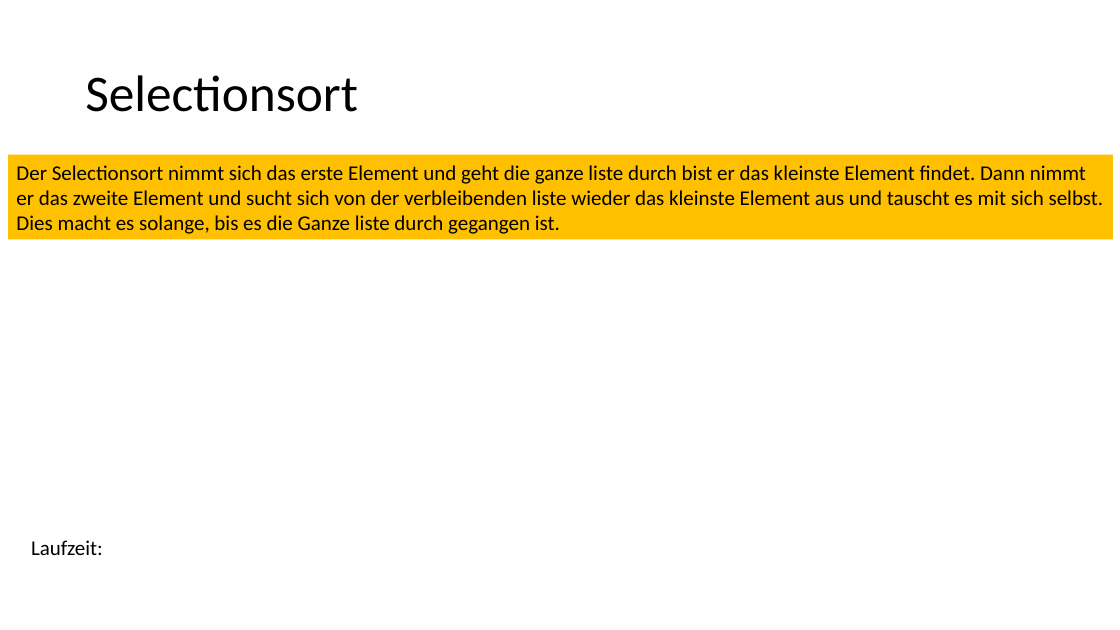
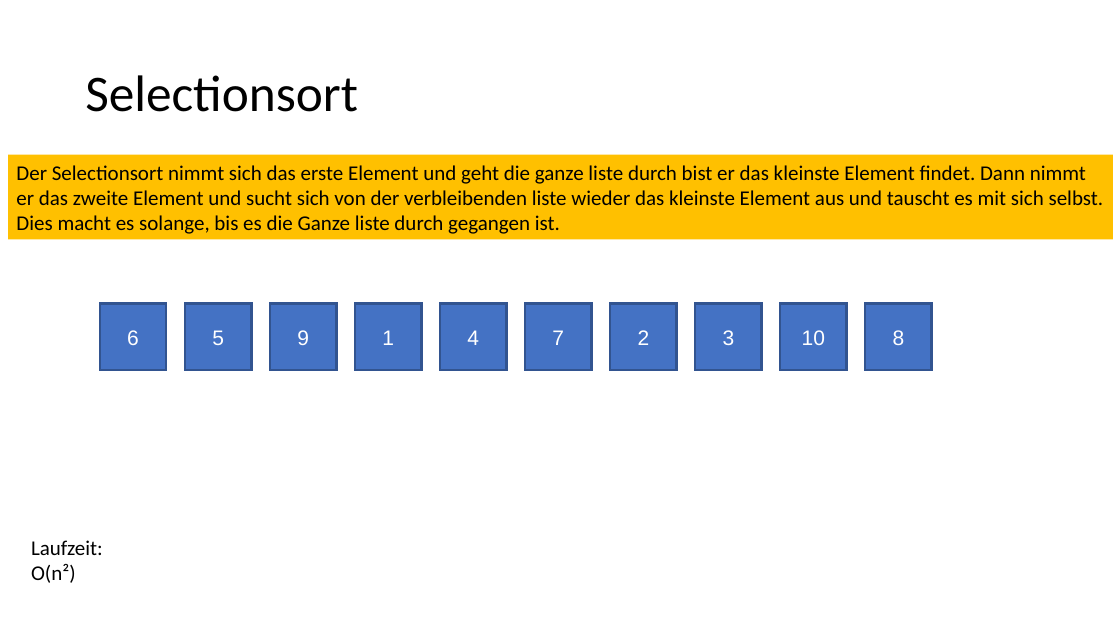
Before and after one commit to jeder49/ABI_Info, a slide deck: slide 6 of Q1/Algorithmik/2022 04 17 Algorithmik.pptx (slide 5 before the commit). Drawn at 1120x630 pixels with LibreOffice and Linux fonts; fonts in the diff are those of the drawing. Boxes give left, top, right and bottom in pixels: in the first picture for what was removed or moved away, otherwise in the second. Text is boxed around its words. In the diff, an @@ line names an element or a change of style, - is before the commit and + after.

```diff
--- a/Q1/Algorithmik/2022 04 17 Algorithmik.pptx
+++ b/Q1/Algorithmik/2022 04 17 Algorithmik.pptx
@@ rectangle added at bbox=[100, 303, 166, 370], fill #4472C4, outline #325491 2 pt, 18 pt, text #FFFFFF @@
+6
@@ rectangle added at bbox=[185, 303, 251, 370], fill #4472C4, outline #325491 2 pt, 18 pt, text #FFFFFF @@
+5
@@ rectangle added at bbox=[270, 303, 336, 370], fill #4472C4, outline #325491 2 pt, 18 pt, text #FFFFFF @@
+9
@@ rectangle added at bbox=[355, 303, 422, 370], fill #4472C4, outline #325491 2 pt, 18 pt, text #FFFFFF @@
+1
@@ rectangle added at bbox=[440, 303, 507, 370], fill #4472C4, outline #325491 2 pt, 18 pt, text #FFFFFF @@
+4
@@ rectangle added at bbox=[525, 303, 592, 370], fill #4472C4, outline #325491 2 pt, 18 pt, text #FFFFFF @@
+7
@@ rectangle added at bbox=[610, 303, 676, 370], fill #4472C4, outline #325491 2 pt, 18 pt, text #FFFFFF @@
+2
@@ rectangle added at bbox=[696, 303, 762, 370], fill #4472C4, outline #325491 2 pt, 18 pt, text #FFFFFF @@
+3
@@ rectangle added at bbox=[781, 303, 847, 370], fill #4472C4, outline #325491 2 pt, 18 pt, text #FFFFFF @@
+10
@@ rectangle added at bbox=[865, 303, 932, 370], fill #4472C4, outline #325491 2 pt, 18 pt, text #FFFFFF @@
+8
@@ text at bbox=[31, 564, 76, 583]: paragraph added @@
+O(n²)
```
Also in this commit, not shown: 4 other slides changed, 4 slides added, 4 other files.
